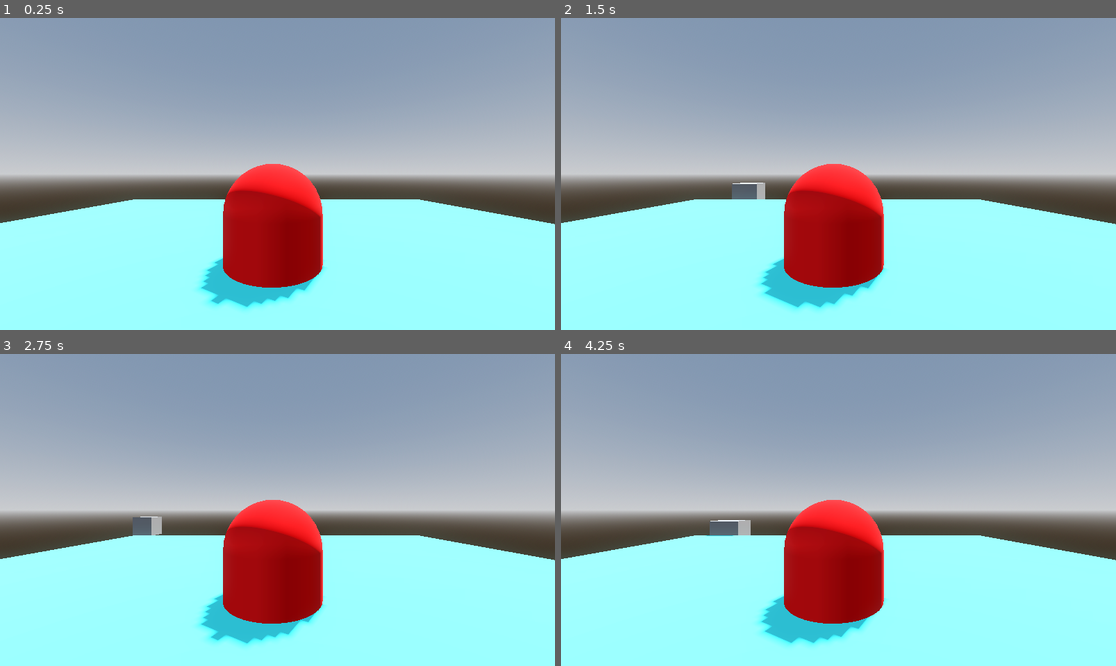
Above: before the commit, frames 1-4 (two rows, left to right).
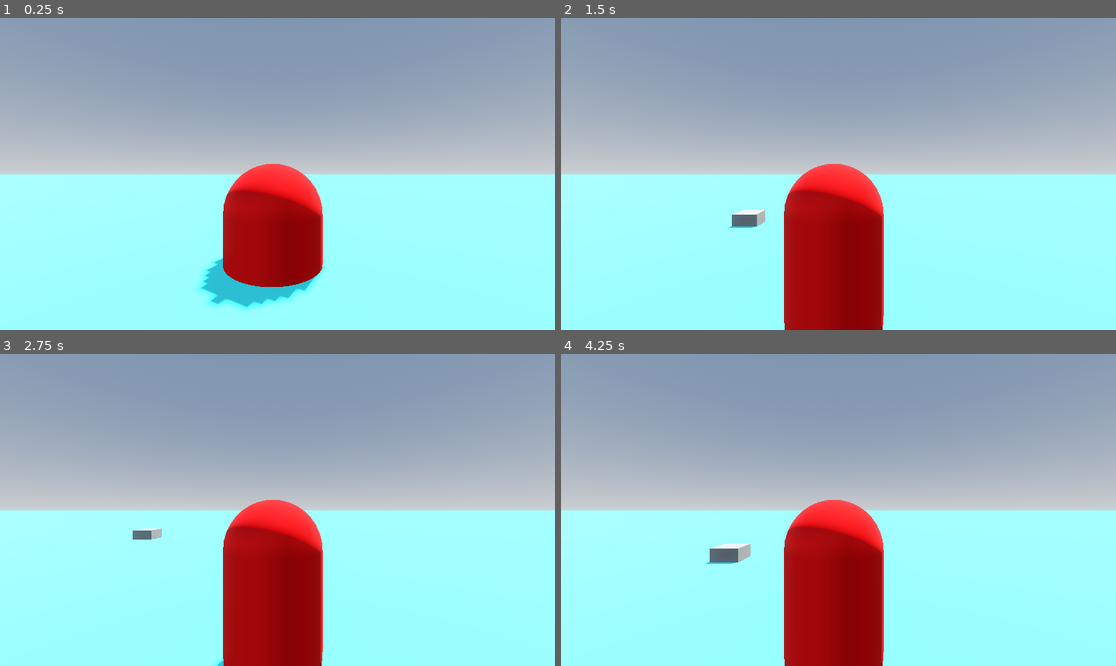
Above: after the commit, the same moments.

Repository: Toby-Query/the-world
Game: Godot game, scene res://node_3d.tscn
The game is run twice, just before and just after one commit, with the same random seed, the same clock (stepped at 60 frames per second) and the same inputs.
Inputs:
- Up to frame 1 (0.25 s): no input
- Up to frame 2 (1.5 s): tap Enter (ui_accept) at 0.5, 0.77 s; hold Right (ui_right) 0.53-1.28 s; hold Space 0.53-1.28 s; tap Shift at 0.8, 1.35 s; hold Down (ui_down) from 1.28 s (still down)
- Up to frame 3 (2.75 s): tap Enter (ui_accept) at 1.52 s; tap Space at 1.55 s; release Down (ui_down) at 2.03 s; hold Right (ui_right) from 2.03 s (still down); hold Space from 2.03 s (still down); tap Shift at 2.3 s
- Up to frame 4 (4.25 s): release Right (ui_right) at 2.78 s; release Space at 2.78 s; hold Up (ui_up) 2.78-3.53 s; tap Shift at 2.85, 3.8 s; tap Enter (ui_accept) at 3.02, 3.77 s; tap Space at 3.05 s; hold Left (ui_left) from 3.53 s (still down); hold Space from 3.53 s (still down)

The runs differ from the first frame. In frame 1, 8.8% of the frame differs, in the area x 0-100%, y 50-87%; in frame 2, 12%; in frame 3, 12%; in frame 4, 12%, in the area x 0-100%, y 50-100%.

Commit message:
feat: expand ground plane size and implement water buoyancy with swim mechanics for character body

Diff:
--- a/character_body_3d.gd
+++ b/character_body_3d.gd
@@ -24,6 +24,23 @@
 	else:
 		velocity.x = move_toward(velocity.x, 0, SPEED)
 		velocity.z = move_toward(velocity.z, 0, SPEED)
-	velocity.y=0
+
+	# Apply buoyancy when in water (water level is 0.0)
+	var water_level := 0.0
+	var depth := water_level - global_position.y
+	if depth > -1.0: # Player is at least partially in water (capsule bottom is at y - 1.0)
+		var submersion := clampf((depth + 1.0) / 2.0, 0.0, 1.0)
+		var buoyancy_force := get_gravity().length() * 1.5 * submersion
+		velocity.y += buoyancy_force * delta
+
+		# Swim controls: Space to swim up, Shift to swim down
+		var swim_speed := 3.0
+		if Input.is_key_pressed(KEY_SPACE):
+			velocity.y = move_toward(velocity.y, swim_speed, 15.0 * delta)
+		elif Input.is_key_pressed(KEY_SHIFT):
+			velocity.y = move_toward(velocity.y, -swim_speed, 15.0 * delta)
+		else:
+			# Apply water drag to prevent infinite bobbing/oscillations
+			velocity.y = move_toward(velocity.y, 0.0, 4.0 * delta)
 
 	move_and_slide()
--- a/node_3d.tscn
+++ b/node_3d.tscn
@@ -21,7 +21,7 @@
 
 [sub_resource type="PlaneMesh" id="PlaneMesh_4j8xc"]
 material = SubResource("StandardMaterial3D_psklh")
-size = Vector2(10, 10)
+size = Vector2(10000, 10000)
 
 [sub_resource type="CapsuleShape3D" id="CapsuleShape3D_4j8xc"]
 
